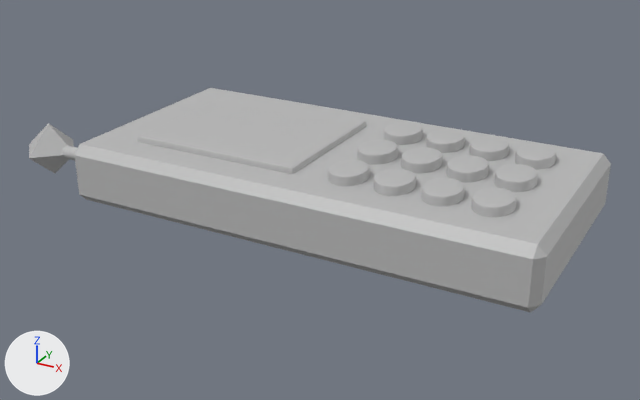
The FBX model tidyingup/Assets/FBX Models/CellPhone.fbx: old version first, new version second.
One viewpoint serves both versions: a 50 mm lens placed at (0.0627, -0.1202, 0.0603), pointed at (-0.0033, -0.0002, 0.0003). Arrows for +X, +Y and +Z are at lower left; the lights stay in place. Where no turn or scale is listed for an object, it has been applied to the vertices.

The scene before the commit, as lines of its bpy script (objects in view):
```python
ob_cellphoneantenna = bpy.data.objects.new('CellPhoneAntenna', me_mesh_014)
ob_cellphoneantenna.location = (-0.0464, -0.0136, 0.0054)
ob_cellphonescreen = bpy.data.objects.new('CellPhoneScreen', me_mesh_001)
ob_cellphonescreen.location = (-0.0159, -0.0002, 0.0074)
ob_number1 = bpy.data.objects.new('Number1', me_mesh_002)
ob_number1.location = (0.0071, -0.01, 0.0083)
ob_number1.rotation_euler = (1.571, 0.0, 0.0)  # degrees (90, 0, 0)
ob_number1.scale = (0.00642, 0.00813, 0.00813)
ob_number2 = bpy.data.objects.new('Number2', me_mesh_003)
ob_number2.location = (0.0071, 0.0, 0.0083)
ob_number2.rotation_euler = (1.571, 0.0, 0.0)  # degrees (90, 0, 0)
ob_number2.scale = (0.00662, 0.00839, 0.00839)
ob_number3 = bpy.data.objects.new('Number3', me_mesh_004)
ob_number3.location = (0.0071, 0.01, 0.0083)
ob_number3.rotation_euler = (1.571, 0.0, 0.0)  # degrees (90, 0, 0)
ob_number3.scale = (0.00662, 0.00839, 0.00839)
ob_number5 = bpy.data.objects.new('Number5', me_mesh_006)
ob_number5.location = (0.0146, 0.0, 0.0083)
ob_number5.rotation_euler = (1.571, 0.0, 0.0)  # degrees (90, 0, 0)
ob_number5.scale = (0.00662, 0.00839, 0.00839)
ob_number6 = bpy.data.objects.new('Number6', me_mesh_007)
ob_number6.location = (0.0146, 0.01, 0.0083)
ob_number6.rotation_euler = (1.571, 0.0, 0.0)  # degrees (90, 0, 0)
ob_number6.scale = (0.00662, 0.00839, 0.00839)
ob_number8 = bpy.data.objects.new('Number8', me_mesh_009)
ob_number8.location = (0.0221, 0.0, 0.0083)
ob_number8.rotation_euler = (1.571, 0.0, 0.0)  # degrees (90, 0, 0)
ob_number8.scale = (0.00662, 0.00839, 0.00839)
ob_number9 = bpy.data.objects.new('Number9', me_mesh_010)
ob_number9.location = (0.0221, 0.01, 0.0083)
ob_number9.rotation_euler = (1.571, 0.0, 0.0)  # degrees (90, 0, 0)
ob_number9.scale = (0.00662, 0.00839, 0.00839)
# also in view: 'Number7' at (0.0221, -0.01, 0.0083); 'PoundSign' at (0.0296, 0.01, 0.0083); 'pasted__MP3Body' at (0.0, 0.0, 0.005); 'Number0' at (0.0296, 0.0, 0.0083); 'StarSign' at (0.0296, -0.01, 0.0083)
```
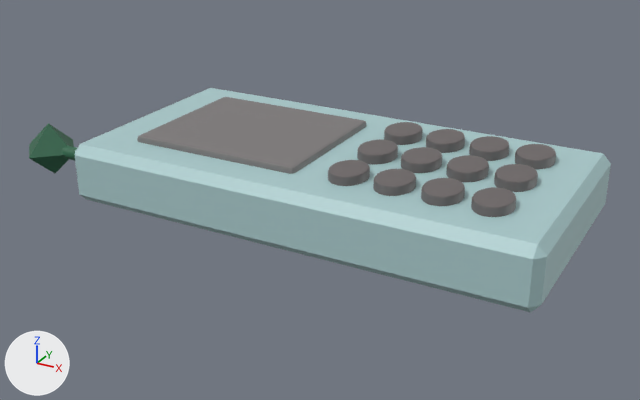
Pixel boxes (x1, y1, x2, y2) of what changed, in the pictures (640 x 400 px):
'CellPhoneScreen', recoloured: (137, 97, 366, 174) in both
'CellPhoneAntenna', recoloured (grey to green): (29, 123, 77, 173) in both
'StarSign', recoloured: (471, 187, 516, 217) in both
'Number7', recoloured: (421, 178, 465, 206) in both
'Number0', recoloured: (494, 164, 538, 192) in both
'Number4', recoloured: (373, 169, 416, 196) in both
'Number8', recoloured: (446, 155, 489, 182) in both
'Number1', recoloured: (328, 160, 370, 186) in both
'Number5', recoloured: (401, 147, 442, 173) in both
'Number2', recoloured: (357, 139, 398, 165) in both
'PoundSign', recoloured: (515, 144, 556, 170) in both
'Number9', recoloured: (469, 136, 509, 161) in both
'Number6', recoloured: (426, 129, 465, 153) in both
'Number3', recoloured: (384, 122, 422, 145) in both

The change, as a list of edits to the scene's bpy script:
```text
Change me_mesh_004:
    where me_mesh_004.from_pydata(...)  # 442 vertices, 460 faces; spans x -0.459..0.459, y -0.394..0.394, z -0.458..0.458
    remove me_mesh_004.materials.append(mat_lambert1)  # grey #bcbcbc
    add me_mesh_004.materials.append(mat_buttonmat)  # dark grey #6d6767
Change me_mesh_009:
    where me_mesh_009.from_pydata(...)  # 442 vertices, 460 faces; spans x -0.459..0.459, y -0.394..0.394, z -0.458..0.458
    remove me_mesh_009.materials.append(mat_lambert1)  # grey #bcbcbc
    add me_mesh_009.materials.append(mat_buttonmat)  # dark grey #6d6767
Change me_mesh_012:
    where me_mesh_012.from_pydata(...)  # 442 vertices, 460 faces; spans x -0.459..0.459, y -0.394..0.394, z -0.458..0.458
    remove me_mesh_012.materials.append(mat_lambert1)  # grey #bcbcbc
    add me_mesh_012.materials.append(mat_buttonmat)  # dark grey #6d6767
Change me_mesh_011:
    where me_mesh_011.from_pydata(...)  # 442 vertices, 460 faces; spans x -0.459..0.459, y -0.394..0.394, z -0.458..0.458
    remove me_mesh_011.materials.append(mat_lambert1)  # grey #bcbcbc
    add me_mesh_011.materials.append(mat_buttonmat)  # dark grey #6d6767
Change me_mesh_005:
    where me_mesh_005.from_pydata(...)  # 442 vertices, 460 faces; spans x -0.459..0.459, y -0.394..0.394, z -0.458..0.458
    remove me_mesh_005.materials.append(mat_lambert1)  # grey #bcbcbc
    add me_mesh_005.materials.append(mat_buttonmat)  # dark grey #6d6767
Change me_mesh_014:
    where me_mesh_014.from_pydata(...)  # 50 vertices, 48 faces; spans x -0.0091..0.0091, y -0.0054..0.0054, z -0.0048..0.0048
    remove me_mesh_014.materials.append(mat_lambert1)  # grey #bcbcbc
    add me_mesh_014.materials.append(mat_antennamat)  # dark green #2a6548
Change me_mesh_003:
    where me_mesh_003.from_pydata(...)  # 442 vertices, 460 faces; spans x -0.459..0.459, y -0.394..0.394, z -0.458..0.458
    remove me_mesh_003.materials.append(mat_lambert1)  # grey #bcbcbc
    add me_mesh_003.materials.append(mat_buttonmat)  # dark grey #6d6767
Change me_mesh_007:
    where me_mesh_007.from_pydata(...)  # 442 vertices, 460 faces; spans x -0.459..0.459, y -0.394..0.394, z -0.458..0.458
    remove me_mesh_007.materials.append(mat_lambert1)  # grey #bcbcbc
    add me_mesh_007.materials.append(mat_buttonmat)  # dark grey #6d6767
Change me_mesh_006:
    where me_mesh_006.from_pydata(...)  # 442 vertices, 460 faces; spans x -0.459..0.459, y -0.394..0.394, z -0.458..0.458
    remove me_mesh_006.materials.append(mat_lambert1)  # grey #bcbcbc
    add me_mesh_006.materials.append(mat_buttonmat)  # dark grey #6d6767
Change me_mesh_008:
    where me_mesh_008.from_pydata(...)  # 442 vertices, 460 faces; spans x -0.459..0.459, y -0.394..0.394, z -0.458..0.458
    remove me_mesh_008.materials.append(mat_lambert1)  # grey #bcbcbc
    add me_mesh_008.materials.append(mat_buttonmat)  # dark grey #6d6767
Change me_mesh_010:
    where me_mesh_010.from_pydata(...)  # 442 vertices, 460 faces; spans x -0.459..0.459, y -0.394..0.394, z -0.458..0.458
    remove me_mesh_010.materials.append(mat_lambert1)  # grey #bcbcbc
    add me_mesh_010.materials.append(mat_buttonmat)  # dark grey #6d6767
Change me_mesh_001:
    where me_mesh_001.from_pydata(...)  # 56 vertices, 54 faces; spans x -0.0151..0.0151, y -0.013..0.013, z -0.0037..0.0037
    remove me_mesh_001.materials.append(mat_lambert1)  # grey #bcbcbc
    add me_mesh_001.materials.append(mat_screenmat)  # grey #7e7a7a
Add me_mesh_001_1:
    me_mesh_001_1.from_pydata(...)  # 442 vertices, 460 faces; spans x -0.459..0.459, y -0.394..0.394, z -0.458..0.458
    me_mesh_001_1.materials.append(mat_buttonmat)  # dark grey #6d6767
Change ob_number1:
    ob_number1: bpy.data.objects.new('Number1', me_mesh_002) -> bpy.data.objects.new('Number1', me_mesh_001_1)
```
